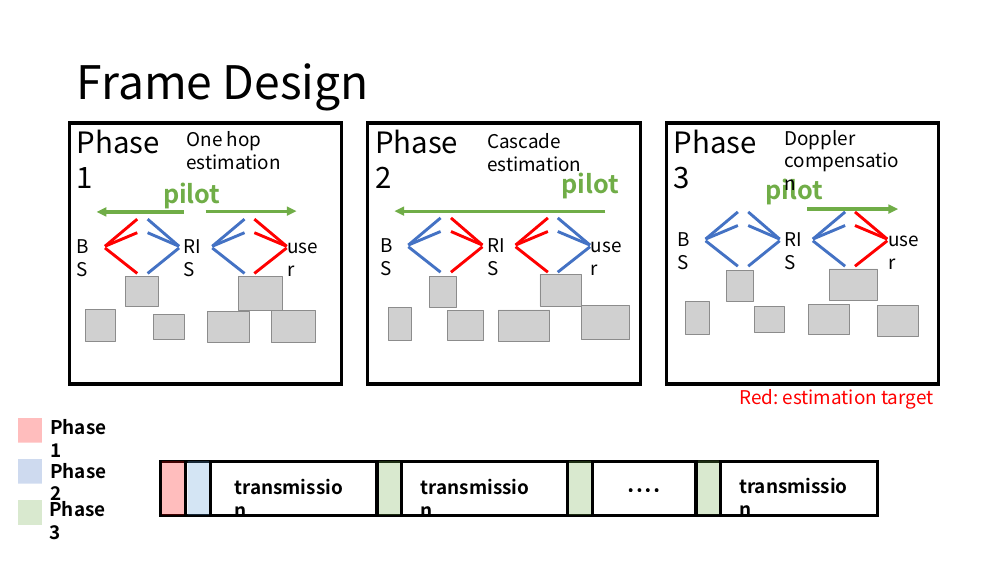
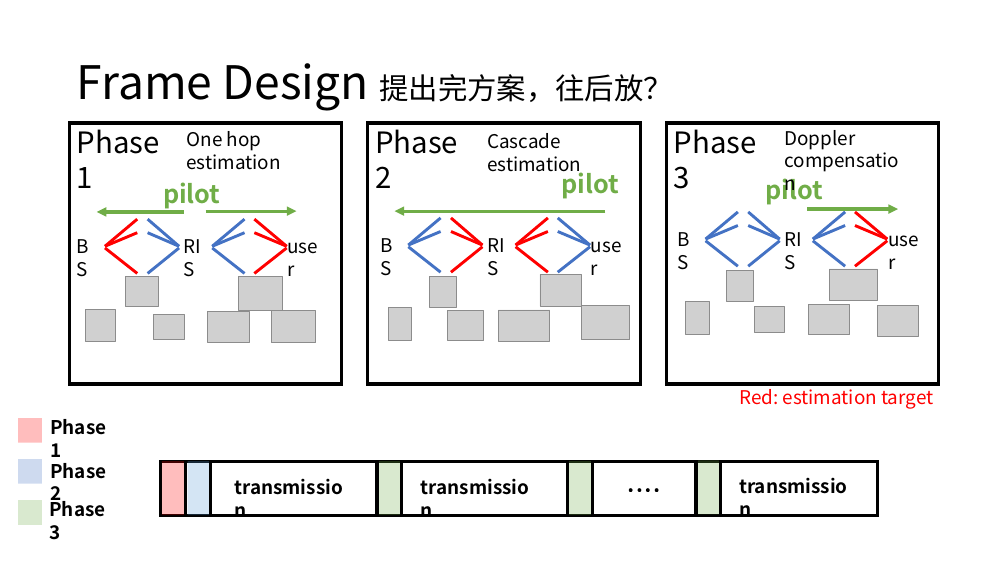
Before and after one commit to Brook1711/RIS-Angular-Domain, a slide deck: slide 9 of doc/RIS-angular-domain组会汇报.pptx. Drawn at 1008x567 pixels with LibreOffice and Linux fonts; fonts in the diff are those of the drawing; grey boxes stand for pictures. Boxes give left, top, right and bottom in pixels: in the first picture for what was removed or moved away, otherwise in the second. Text is boxed around its words. In the diff, an @@ line names an element or a change of style, - is before the commit and + after.

```diff
--- a/doc/RIS-angular-domain组会汇报.pptx
+++ b/doc/RIS-angular-domain组会汇报.pptx
@@ title at box(77, 63, 673, 111): text changed @@
-Frame Design
+Frame Design 提出完方案，往后放？
```
Also in this commit, not shown: 5 other files.
